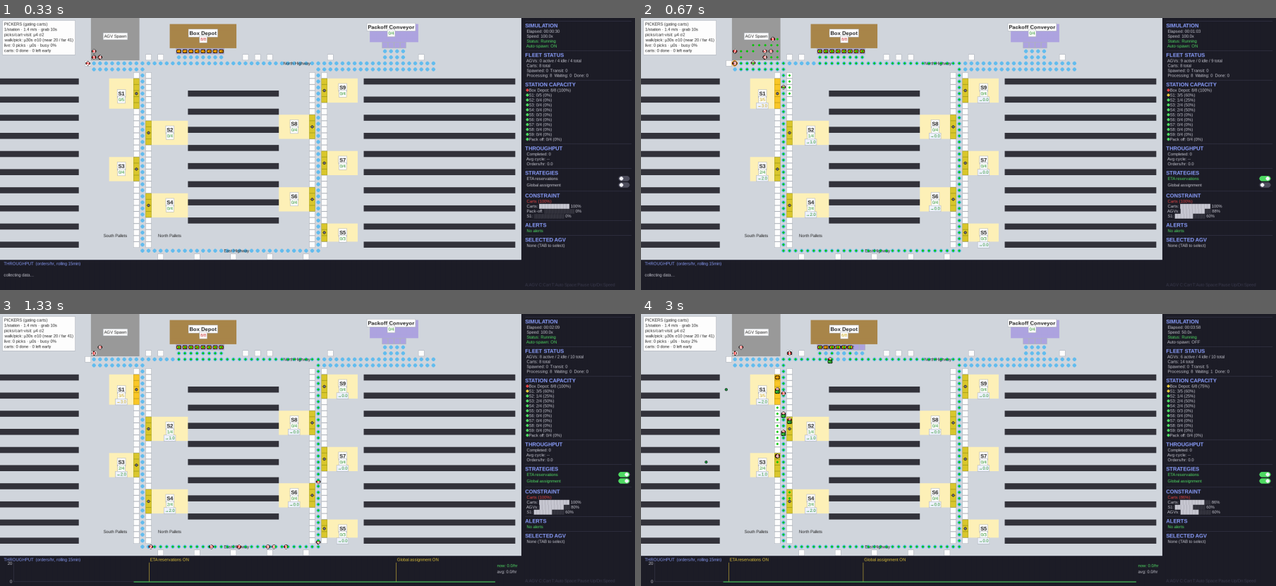
Above: before the commit, frames 1-4 (two rows, left to right).
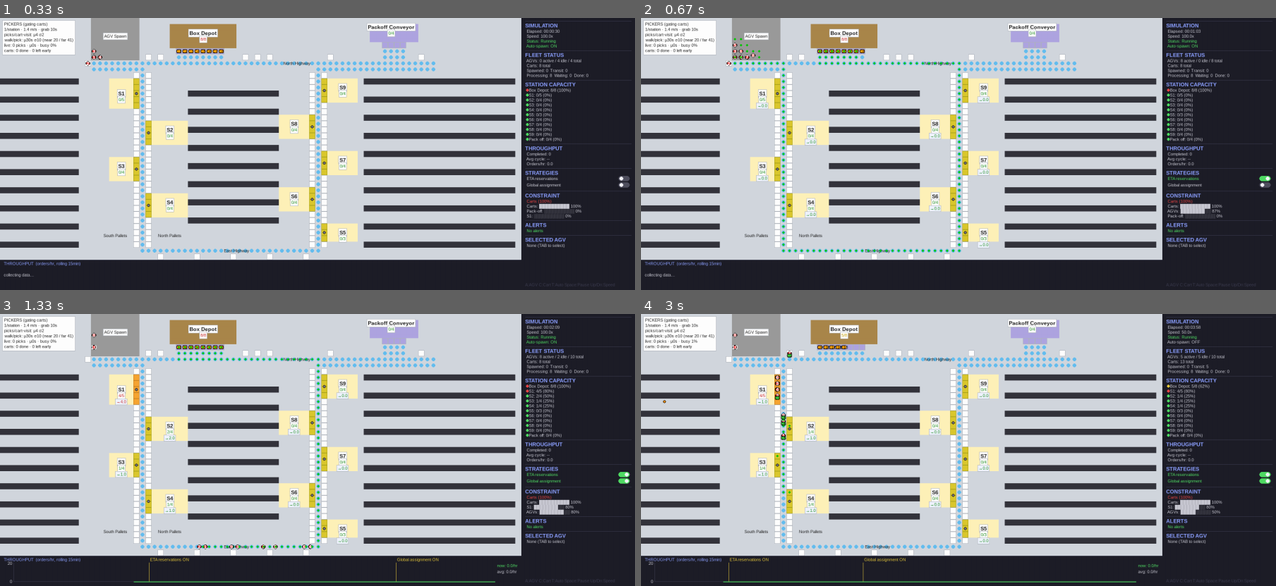
Above: after the commit, the same moments.

Repository: gompcc/WarehouseRepSim
Game: pygame game, started from agv_simulation/__main__.py
The game is run twice, just before and just after one commit, with the same random seed, the same clock (stepped at 60 frames per second) and the same inputs.
Inputs:
- Up to frame 1 (0.33 s): no input
- Up to frame 2 (0.67 s): click "ETA reservations" at 0.38 s
- Up to frame 3 (1.33 s): tap D at 0.67 s; click "Global assignment" at 1.05 s
- Up to frame 4 (3 s): tap Space at 1.33, 1.67 s; hold Down 2.5-2.97 s; tap T at 2.65 s

Frame 1 is identical in both runs. In frame 2, 0.5% of the frame differs, in the area x 13-92%, y 6-74%; in frame 3, 0.5%; in frame 4, 0.8%, in the area x 3-92%, y 6-87%.

Commit message:
Orders: N(20,9) products/cart sampled in SKU space; Box Depot 60s
User-set demand model: an order is max(1, round(N(20, 9))) distinct
SKUs sampled popularity-weighted from the whole catalog
(Catalog.sample_skus), replacing the U(1,9) stations x N(4,2)
lines-per-visit mixture. Stations to visit are now derived from where
the active slotting places each SKU — this implements
EXPERIMENT_DESIGN.md fairness rule F1: every slotting arm faces a
byte-identical SKU stream per seed (checksum-verified across all 4
arms; velocity slotting emergently spreads orders over more stations,
7.35 vs 6.53 mean — an effect to measure, not a confound).

BOX_DEPOT_TIME 45 -> 60 s (user-set).

New seeded 1h baseline: 19 orders/hr, 38.6 min cycle, pickers 0.59
busy (binding constraint shifted toward transport), 0 left early,
0 teleports. Results predating this change are not comparable.
60 tests green.

Co-Authored-By: Claude Fable 5 <noreply@anthropic.com>

Diff:
--- a/agv_simulation/aisles.py
+++ b/agv_simulation/aisles.py
@@ -245,13 +245,12 @@
 
     # -- demand ------------------------------------------------------------
 
-    def sample_zone_skus(self, station_id: str, n: int, rng) -> list[int]:
-        """Popularity-weighted sample WITHOUT replacement from a zone."""
-        zone = self.station_skus.get(station_id, [])
-        if not zone:
+    def _weighted_sample(self, pool: list[int], n: int, rng) -> list[int]:
+        """Popularity-weighted sample WITHOUT replacement from *pool*."""
+        if not pool:
             return []
-        n = min(n, len(zone))
-        pool = list(zone)
+        n = min(n, len(pool))
+        pool = list(pool)
         weights = [self.weights[s] for s in pool]
         chosen: list[int] = []
         for _ in range(n):
@@ -264,6 +263,16 @@
                     weights.pop(i)
                     break
         return sorted(chosen)
+
+    def sample_zone_skus(self, station_id: str, n: int, rng) -> list[int]:
+        """Popularity-weighted sample WITHOUT replacement from a zone."""
+        return self._weighted_sample(self.station_skus.get(station_id, []), n, rng)
+
+    def sample_skus(self, n: int, rng) -> list[int]:
+        """Popularity-weighted sample WITHOUT replacement from the whole
+        catalog (SKU space) — demand independent of slot placement, so
+        every slotting strategy faces the identical order stream."""
+        return self._weighted_sample(sorted(self.slots), n, rng)
 
     def demand_weighted_walk_m(self) -> float:
         """Mean one-way walk per pick, weighted by SKU demand — THE slotting
--- a/agv_simulation/constants.py
+++ b/agv_simulation/constants.py
@@ -60,7 +60,7 @@
 CART_COLOR_IN_TRANSIT = (60, 200, 60)    # green
 CART_COLOR_IDLE       = (80, 140, 255)   # blue
 
-BOX_DEPOT_TIME     = 45.0   # seconds processing at box depot
+BOX_DEPOT_TIME     = 60.0   # seconds processing at box depot
 PACKOFF_TIME       = 20.0   # seconds processing at pack-off
 # (The old flat PICK_TIME_PER_ITEM=90s rule is gone: station dwell is fully
 #  picker-gated — see PRD §14.6 and picker.py.)
@@ -72,10 +72,10 @@
 PICKERS_PER_STATION = 1      # human pickers serving each S station
 PICKER_WALK_SPEED   = 1.4    # m/s
 PICK_GRAB_TIME      = 10.0   # seconds to locate/grab one SKU line at the slot
-PICKS_PER_VISIT_MEAN = 4.0   # SKU lines a cart needs per station visit…
-PICKS_PER_VISIT_SD   = 2.0   # …sampled max(1, round(N(mean, sd)))
-ORDER_STATIONS_MIN   = 1     # stations an order visits (uniform)
-ORDER_STATIONS_MAX   = 9
+PICKS_PER_VISIT_MEAN = 4.0   # shadow-mode fallback: lines sampled for a cart…
+PICKS_PER_VISIT_SD   = 2.0   # …without an order (GUI-spawned), max(1, round(N))
+ORDER_LINES_MEAN     = 20.0  # products per order: max(1, round(N(mean, sd))),
+ORDER_LINES_SD       = 9.0   # sampled popularity-weighted in SKU space
 CART_COLOR_PROCESSING = (255, 165, 0)   # orange
 CART_COLOR_WAITING    = (180, 100, 255) # purple — buffered, waiting for station
 CART_COLOR_COMPLETED  = (200, 50, 50)   # red
--- a/agv_simulation/models.py
+++ b/agv_simulation/models.py
@@ -8,8 +8,7 @@
 from .constants import (
     CART_COLOR_SPAWNED, CART_COLOR_IN_TRANSIT, CART_COLOR_PROCESSING,
     CART_COLOR_WAITING, CART_COLOR_COMPLETED, CART_COLOR_IDLE,
-    PICKS_PER_VISIT_MEAN, PICKS_PER_VISIT_SD,
-    ORDER_STATIONS_MIN, ORDER_STATIONS_MAX,
+    ORDER_LINES_MEAN, ORDER_LINES_SD,
 )
 
 
@@ -69,10 +68,12 @@
 class Order:
     """A picking order: SKU lines grouped by the station that owns each SKU.
 
-    Per PRD §14.6/14.8a: an order visits a uniform 1–9 stations; at each it
-    needs ``max(1, round(N(4, 2)))`` distinct SKUs drawn from that station's
-    zoned range in the aisle catalog. ``picks`` is the flat SKU-id list;
-    pickers mark lines done via :meth:`mark_picked`.
+    An order is ``max(1, round(N(20, 9)))`` distinct products, sampled
+    popularity-weighted in SKU space — demand is independent of slot
+    placement, so every slotting strategy faces the identical order stream
+    (EXPERIMENT_DESIGN.md fairness rule). ``stations_to_visit`` is derived
+    from where the catalog places each sampled SKU. ``picks`` is the flat
+    SKU-id list; pickers mark lines done via :meth:`mark_picked`.
     """
 
     _next_id: int = 1
@@ -87,19 +88,16 @@
         )
         from .aisles import get_catalog  # runtime import: models loads first
         catalog = get_catalog()
-        all_stations = sorted(catalog.station_skus)  # ["S1", ..., "S9"]
-        n_stations = rng.randint(ORDER_STATIONS_MIN, min(ORDER_STATIONS_MAX, len(all_stations)))
-        visited = sorted(rng.sample(all_stations, n_stations))
+        n_lines = max(1, round(rng.gauss(ORDER_LINES_MEAN, ORDER_LINES_SD)))
 
         self.picks: list[int] = []                     # flat SKU ids
         self.skus_by_station: dict[int, list[int]] = {}
-        for sid in visited:
-            n = max(1, round(rng.gauss(PICKS_PER_VISIT_MEAN, PICKS_PER_VISIT_SD)))
-            # Popularity-weighted: hot SKUs (low ids) appear in many orders,
-            # which is what makes slotting strategies matter.
-            skus = catalog.sample_zone_skus(sid, n, rng)
-            self.skus_by_station[int(sid[1:])] = skus
-            self.picks.extend(skus)
+        # Popularity-weighted: hot SKUs (low ids) appear in many orders,
+        # which is what makes slotting strategies matter.
+        for sku in catalog.sample_skus(n_lines, rng):
+            num = int(catalog.station_of(sku)[1:])
+            self.skus_by_station.setdefault(num, []).append(sku)
+            self.picks.append(sku)
 
         self.stations_to_visit: list[int] = sorted(self.skus_by_station)
         self.completed_stations: list[int] = []
--- a/tests/test_picker_integration.py
+++ b/tests/test_picker_integration.py
@@ -49,11 +49,13 @@
             for sku in skus:
                 # Every SKU must genuinely belong to that station's zone
                 assert cat.slots[sku].station == f"S{num}"
-    per_visit = [
-        len(skus) for o in orders for skus in o.skus_by_station.values()
-    ]
-    mean = sum(per_visit) / len(per_visit)
-    assert 3.3 < mean < 4.7, mean  # target μ4 σ2, min 1
+    totals = [len(o.picks) for o in orders]
+    mean = sum(totals) / len(totals)
+    assert 18.0 < mean < 22.0, mean  # target μ20 σ9, min 1
+    var = sum((t - mean) ** 2 for t in totals) / len(totals)
+    assert 7.0 < var ** 0.5 < 11.0, var ** 0.5  # sd ≈ 9
+    for o in orders:
+        assert len(set(o.picks)) == len(o.picks)  # distinct SKU lines
 
 
 def test_release_rule_holds_cart_until_picked():
Not shown, changed: experiments/EXPERIMENT_DESIGN.md
Not shown, changed: tasks/todo.md
